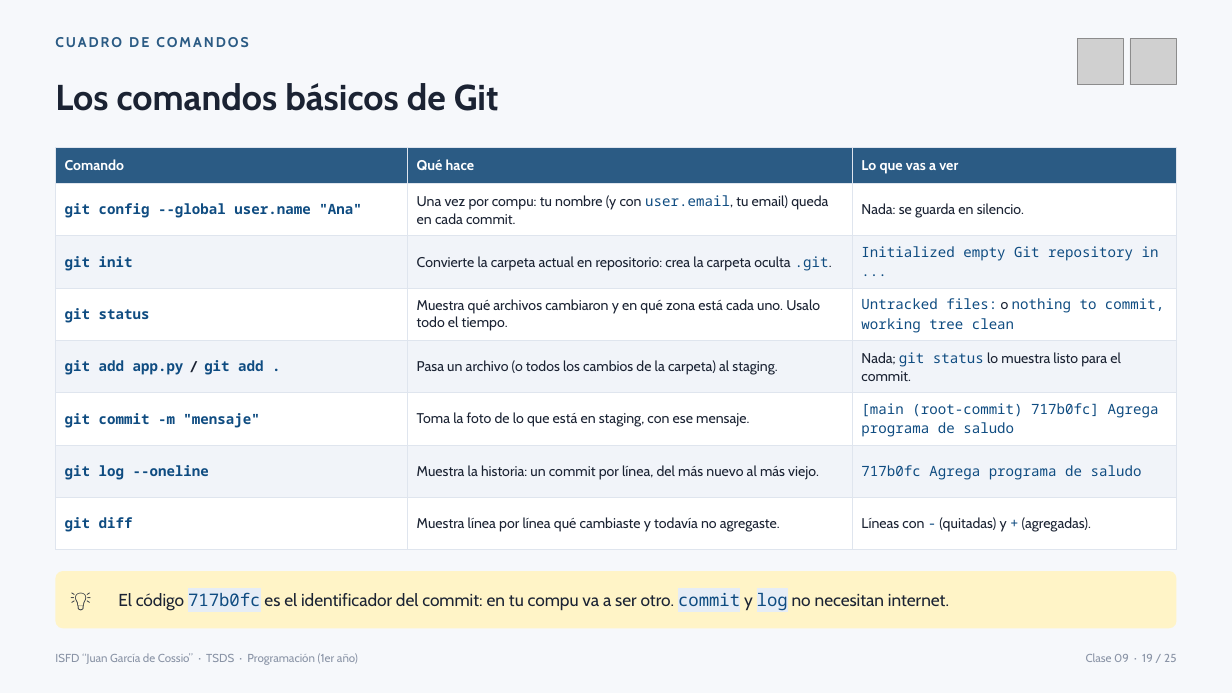
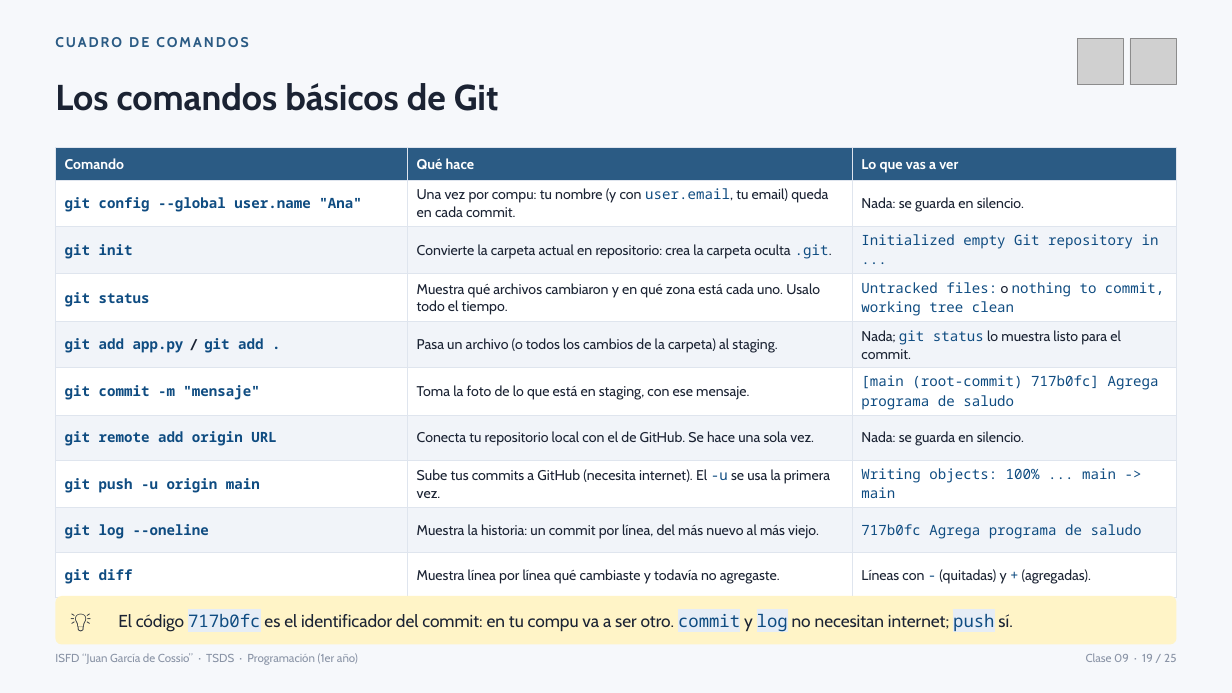
Before and after one commit to RickyFer22/ISFD_PROGRAMACION, a slide deck: slide 19 of Presentaciones/Clase 09 - Módulos, biblioteca estándar y control de versiones con Git.pptx. Drawn at 1232x693 pixels with LibreOffice and Linux fonts; fonts in the diff are those of the drawing; grey boxes stand for pictures. Boxes give left, top, right and bottom in pixels: in the first picture for what was removed or moved away, otherwise in the second. Text is boxed around its words. In the diff, an @@ line names an element or a change of style, - is before the commit and + after.

Commit message:
fix: clase 09, las cuatro zonas de Git con push (diapositivas 18, 19 y 25)
Se agrega la zona remota (git remote add y git push), se repara el XML de la diapositiva 18 y se actualizan las menciones de tres zonas en las diapositivas 1 y 2.

```diff
--- a/Presentaciones/Clase 09 - Módulos, biblioteca estándar y control de versiones con Git.pptx
+++ b/Presentaciones/Clase 09 - Módulos, biblioteca estándar y control de versiones con Git.pptx
@@ table at (x1=55, y1=148, x2=1177, y2=588) @@
+row 7: git remote add origin URL | Conecta tu repositorio local con el de GitHub. Se hace una sola vez. | Nada: se guarda en silencio.
+row 8: git push -u origin main | Sube tus commits a GitHub (necesita internet). El -u se usa la primera vez. | Writing objects: 100% ... main -> main
@@ rounded rectangle resized from (x1=55, y1=571, x2=1177, y2=628) to (x1=55, y1=596, x2=1177, y2=645) @@
@@ text "💡" moved from (x1=70, y1=579, x2=113, y2=621) to (x1=70, y1=599, x2=113, y2=641) @@
@@ text at (x1=118, y1=613, x2=1012, y2=633): text changed @@
-El código 717b0fc es el identificador del commit: en tu compu va a ser otro. commit y log no necesitan internet.
+El código 717b0fc es el identificador del commit: en tu compu va a ser otro. commit y log no necesitan internet; push sí.
```
Also in this commit, not shown: 4 other slides changed.
